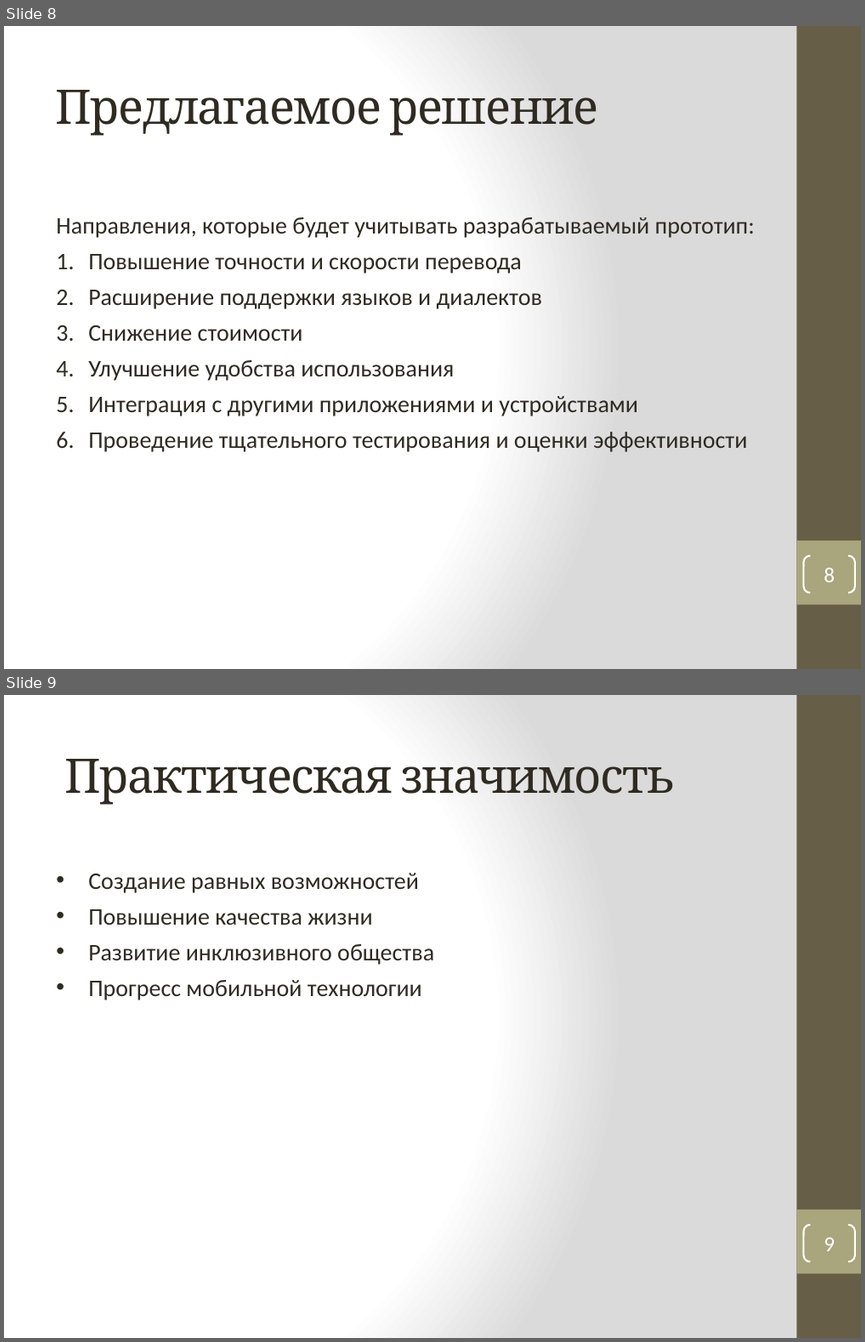
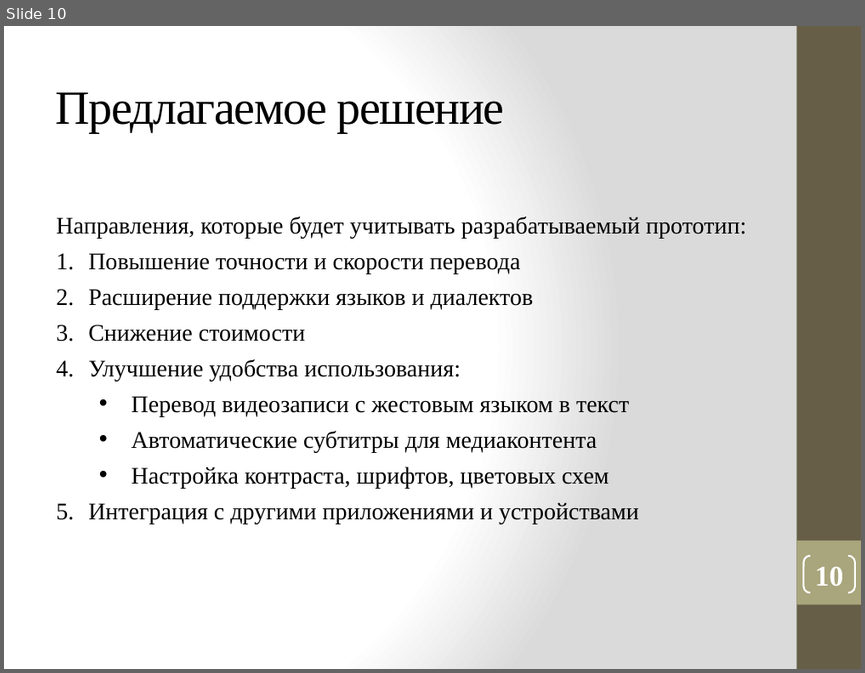
Before and after one commit to vadimgilka/DeafAndDumbPeople, a slide deck: Моя документация/Презентация_Панова.pptx. Shown one above the other, each under a label of ours: slides 8 and 9 before the commit, slide 10 after it. The pictures are 865x1342 and 865x673 pixels, drawn with LibreOffice and Linux fonts; fonts in the diff are those of the drawing. Boxes give left, top, right and bottom in pixels: in the first picture for what was removed or moved away, otherwise in the second. Text is boxed around its words. In the diff, an @@ line names an element or a change of style, - is before the commit and + after.

```diff
--- a/Моя документация/Презентация_Панова.pptx
+++ b/Моя документация/Презентация_Панова.pptx
@@ slide 9 removed at (4, 695, 861, 1338), background gradient #FFFFFF to #DADADA; not listed: 2 template elements that a slide beside it also shows @@
@@ title removed at (64, 759, 676, 805) @@
-Практическая значимость
@@ text removed at (88, 873, 434, 1000) @@
-• Создание равных возможностей
-• Повышение качества жизни
-• Развитие инклюзивного общества
-• Прогресс мобильной технологии
@@ page number removed at (803, 1225, 855, 1261) @@
-9
@@ what was slide 8 is now slide 10 @@
@@ slide 10 changed as well @@
@@ title "Предлагаемое решение" at (55, 92, 505, 133): font Cambria to Times New Roman, text colour #2F2B20 to #000000 @@
@@ text at (56, 216, 746, 524): font Calibri to Times New Roman, text colour #2F2B20 to #000000 in "Направления, которые будет учитывать разрабатываемый прототи ...", "Повышение точности и скорости перевода", "Расширение поддержки языков и диалектов", "Снижение стоимости" and 1 more places @@
@@ text at (88, 359, 629, 488): text changed; font Calibri to Times New Roman; text colour #2F2B20 to #000000 @@
-4. Улучшение удобства использования
+4. Улучшение удобства использования:
+  • Перевод видеозаписи с жестовым языком в текст
+  • Автоматические субтитры для медиаконтента
+  • Настройка контраста, шрифтов, цветовых схем
@@ text at (88, 431, 747, 452): paragraph removed @@
-6. Проведение тщательного тестирования и оценки эффективности
@@ page number at (815, 567, 844, 585): text changed; size 18 to 24 pt; font Calibri to Times New Roman; bold on @@
-8
+10
```
Also in this commit, not shown: 8 other slides changed, 8 slides added.
